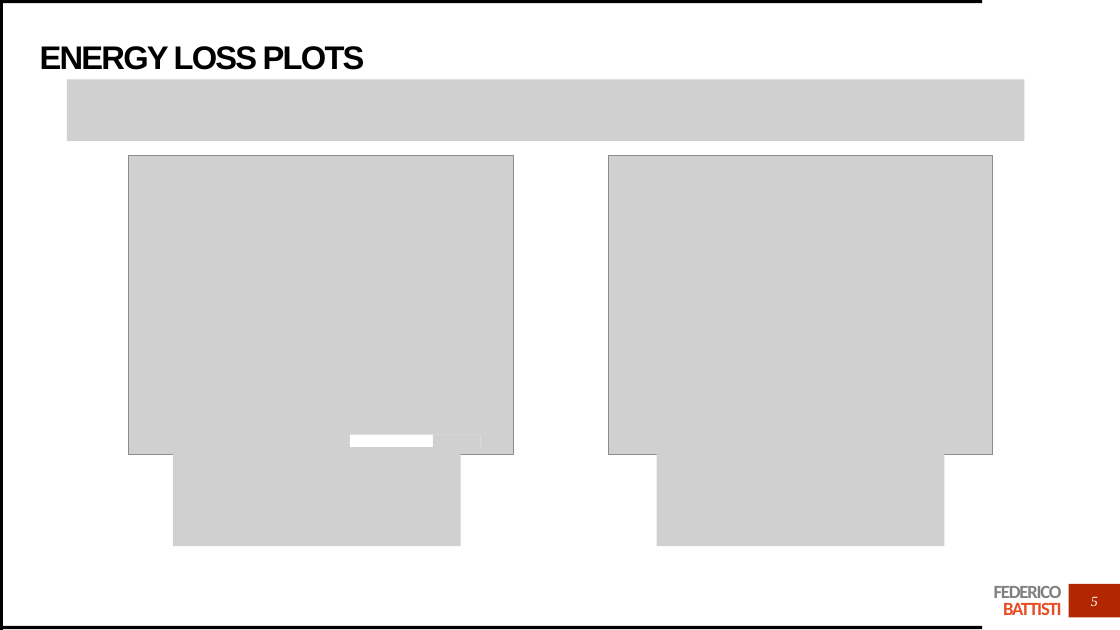
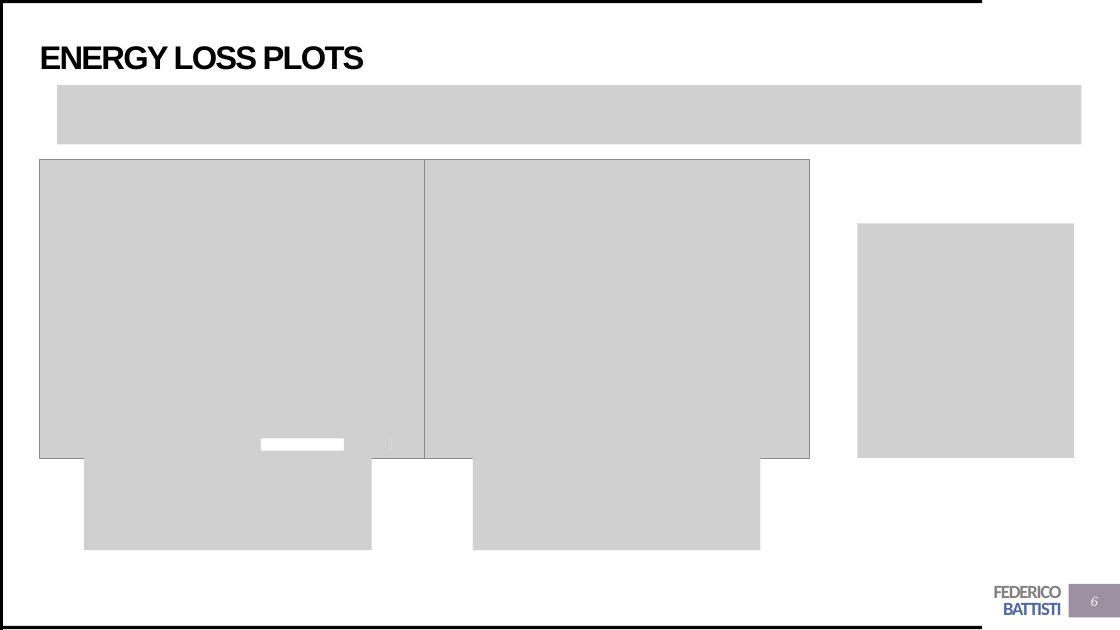
Before and after one commit to Trenchcoat95/OxfordCode, a slide deck: slide 6 of DUNE first presentation.pptx (slide 5 before the commit). Drawn at 1120x630 pixels with LibreOffice and Linux fonts; fonts in the diff are those of the drawing; grey boxes stand for pictures. Boxes give left, top, right and bottom in pixels: in the first picture for what was removed or moved away, otherwise in the second. Text is boxed around its words. In the diff, an @@ line names an element or a change of style, - is before the commit and + after.

```diff
--- a/DUNE first presentation.pptx
+++ b/DUNE first presentation.pptx
@@ picture: place and size @@
-picture at (67, 79, 1025, 140)
+picture at (57, 85, 1081, 145)
@@ picture: place and size @@
-picture at (608, 156, 993, 455)
+picture at (424, 160, 809, 458)
@@ picture added at (858, 223, 1075, 458) @@
@@ picture added at (344, 438, 392, 452) @@
@@ picture removed at (433, 434, 481, 449) @@
@@ 2 pictures, 1 rectangle: place and size @@
-2 pictures, 1 rectangle at (129, 156, 513, 547)
+2 pictures, 1 rectangle at (39, 160, 424, 550)
@@ picture: place and size @@
-picture at (657, 448, 945, 547)
+picture at (473, 451, 761, 550)
@@ text "FEDERICO BATTISTI" at (994, 586, 1062, 615): text colour #E84C22 to #4A66AC in "BATTISTI" @@
@@ rectangle at (1069, 584, 1120, 618): fill #B22600 to #9D90A0 @@
@@ page number at (1091, 597, 1098, 606): text changed @@
-5
+6
```
Also in this commit, not shown: 16 other slides changed, 4 slides added, 8 other files.
